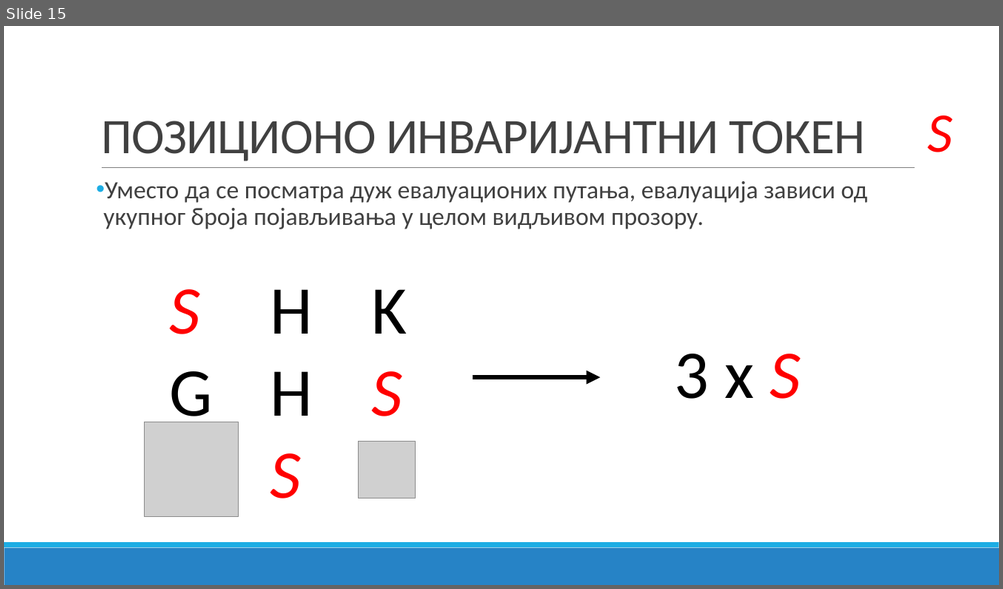
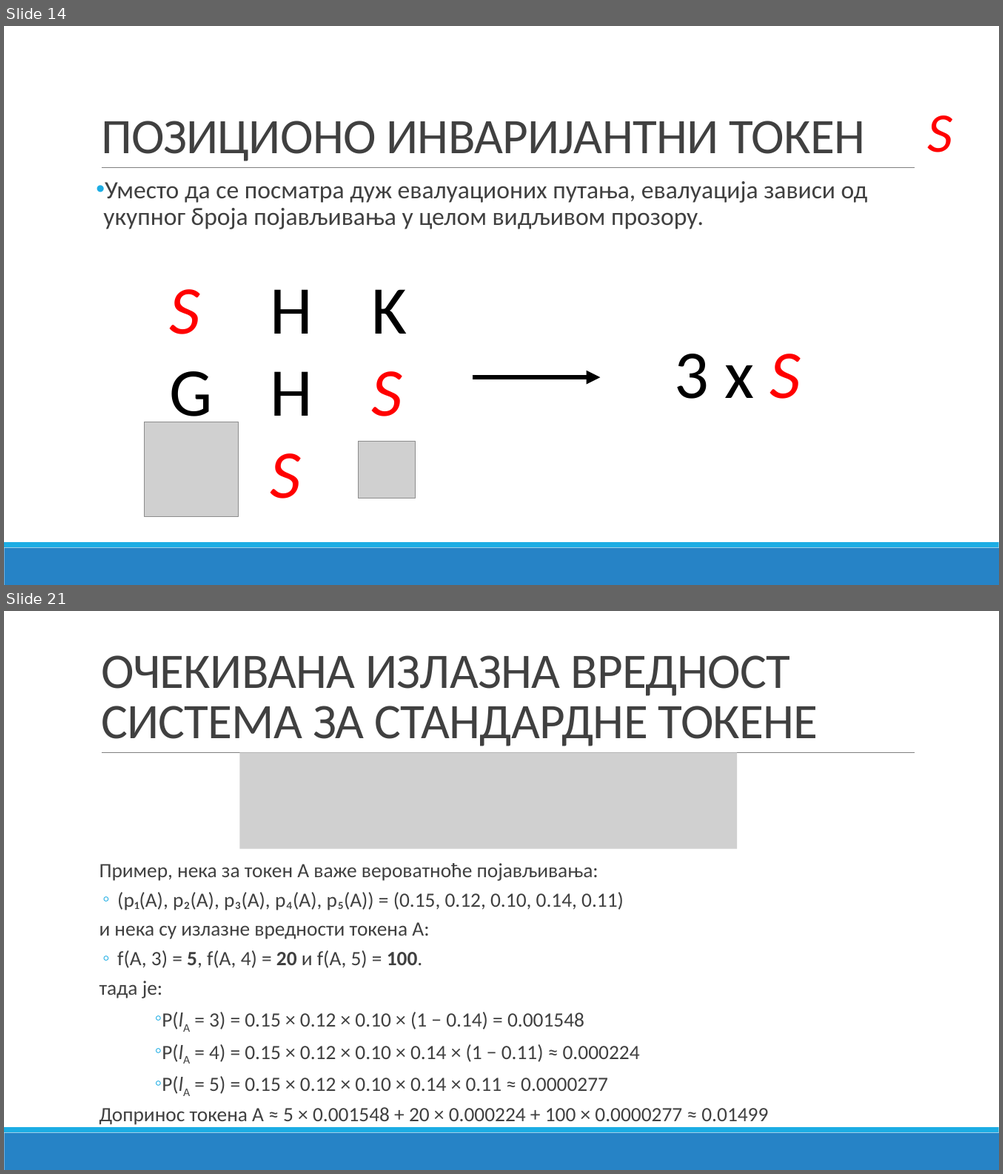
Before and after one commit to bxgda/diplomski-rad, a slide deck: PREZENTACIJA_JB.pptx. Shown one above the other, each under a label of ours: slide 15 before the commit, slides 14 and 21 after it; the slides between them are not shown. The pictures are 1003x589 and 1003x1174 pixels, drawn with LibreOffice and Linux fonts; fonts in the diff are those of the drawing; grey boxes stand for pictures. Boxes give left, top, right and bottom in pixels: in the first picture for what was removed or moved away, otherwise in the second. Text is boxed around its words. In the diff, an @@ line names an element or a change of style, - is before the commit and + after.

```diff
--- a/PREZENTACIJA_JB.pptx
+++ b/PREZENTACIJA_JB.pptx
@@ slide 21 added at [4,611,999,1170], background #FFFFFF; not listed: 3 template elements that a slide beside it also shows @@
@@ title added at [101,655,818,746], 48 pt, text #404040 @@
+ОЧЕКИВАНА ИЗЛАЗНА ВРЕДНОСТ СИСТЕМА ЗА СТАНДАРДНЕ ТОКЕНЕ
@@ picture added at [240,753,737,849] @@
@@ text added at [99,863,768,1125], 19.6 pt, text #404040 @@
+  Пример, нека за токен А важе вероватноће појављивања:
+  ◦ (p₁(A), p₂(A), p₃(A), p₄(A), p₅(A)) = (0.15, 0.12, 0.10, 0.14, 0.11)
+  и нека су излазне вредности токена А:
+  ◦ f(A, 3) = 5, f(A, 4) = 20 и f(A, 5) = 100.
+  тада је:
+  ◦ P(lА = 3) = 0.15 × 0.12 × 0.10 × (1 − 0.14) = 0.001548
+  ◦ P(lA = 4) = 0.15 × 0.12 × 0.10 × 0.14 × (1 − 0.11) ≈ 0.000224
+  ◦ P(lA = 5) = 0.15 × 0.12 × 0.10 × 0.14 × 0.11 ≈ 0.0000277
+  Допринос токена А ≈ 5 × 0.001548 + 20 × 0.000224 + 100 × 0.0000277 ≈ 0.01499
@@ what was slide 15 is now slide 14 @@
```
Also in this commit, not shown: 2 slides changed, 17 other slides added, 1 slide removed.
